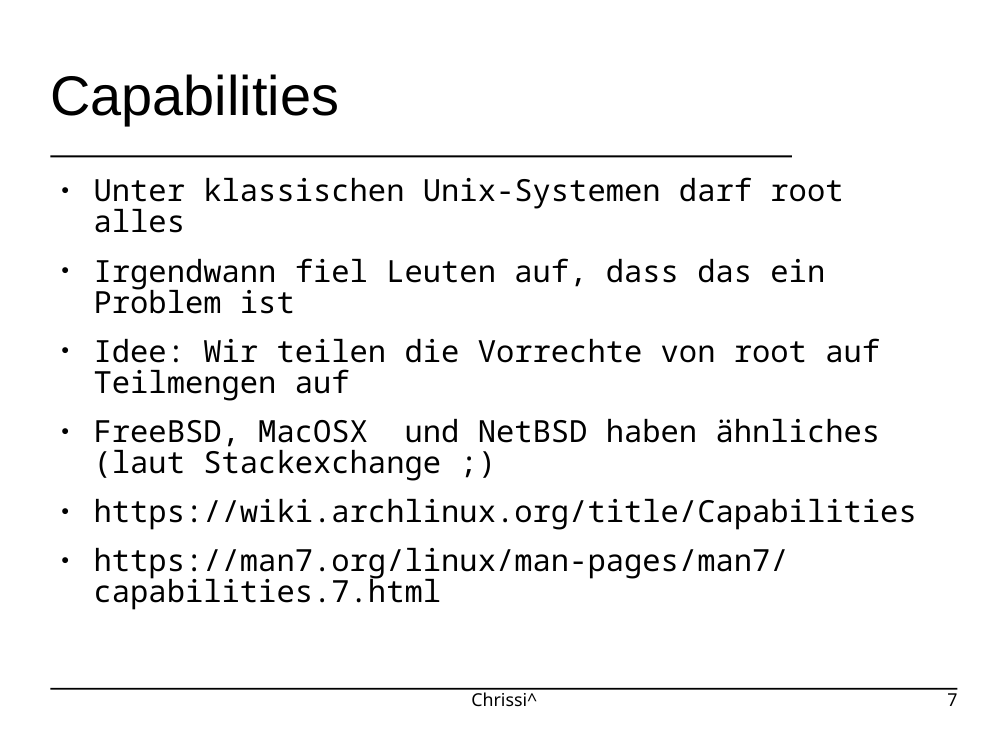
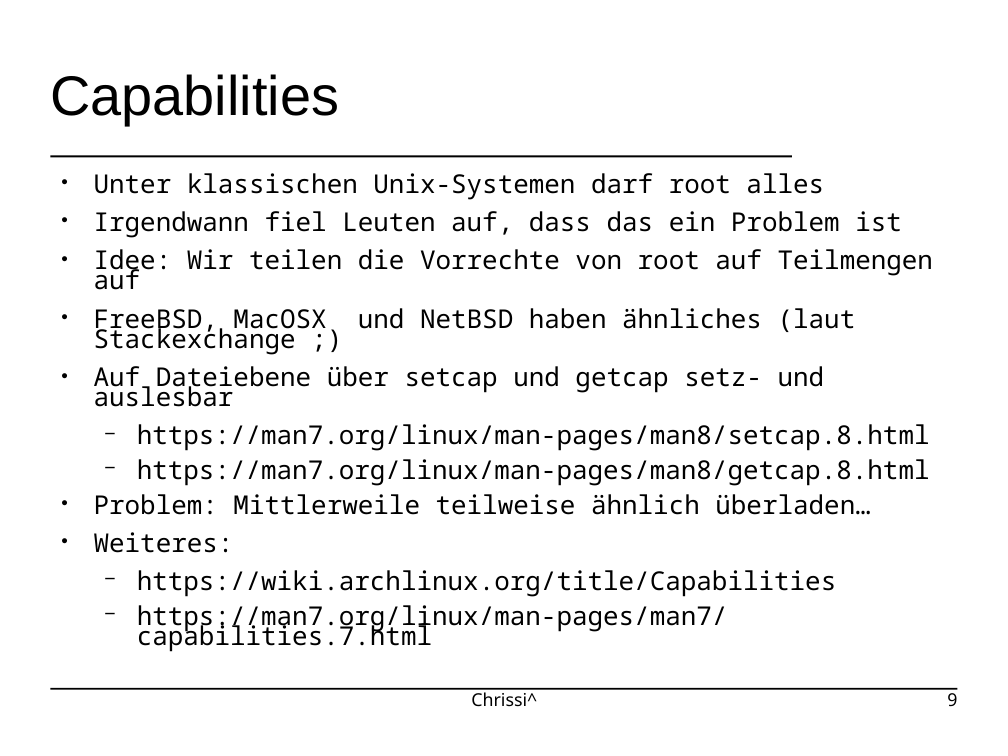
Before and after one commit to johannesst/systemd-workshop-gpn23, a slide deck: slide 9 of slides.odp (slide 7 before the commit). Drawn at 1008x756 pixels with LibreOffice and Linux fonts; fonts in the diff are those of the drawing; background and template pictures are left out. Boxes give left, top, right and bottom in pixels: in the first picture for what was removed or moved away, otherwise in the second. Text is boxed around its words. In the diff, an @@ line names an element or a change of style, - is before the commit and + after.

```diff
--- a/slides.odp
+++ b/slides.odp
@@ text at [94, 173, 933, 632]: size 24 to 20.4 pt in "Unter klassischen Unix-Systemen darf root alles", "Irgendwann fiel Leuten auf, dass das ein ...", "Idee: Wir teilen die Vorrechte von root ...", "FreeBSD, MacOSX und NetBSD haben ähnliches (laut ..." and 2 more places; line spacing 0.85 to 0.65; bullet ● to −; list level 1 to 2 in "https://wiki.archlinux.org/title/Capabilities"; list level 1 to 2 in "https://man7.org/linux/man-pages/man7/capabilities.7.html" @@
@@ text at [94, 366, 930, 553]: paragraphs added @@
+● Auf Dateiebene über setcap und getcap setz- und auslesbar
+  − https://man7.org/linux/man-pages/man8/setcap.8.html
+  − https://man7.org/linux/man-pages/man8/getcap.8.html
+● Problem: Mittlerweile teilweise ähnlich überladen…
+● Weiteres:
@@ page number at [947, 689, 957, 707]: text changed @@
-7
+9
```
Also in this commit, not shown: 15 other slides changed, 3 slides added, 3 other files.
